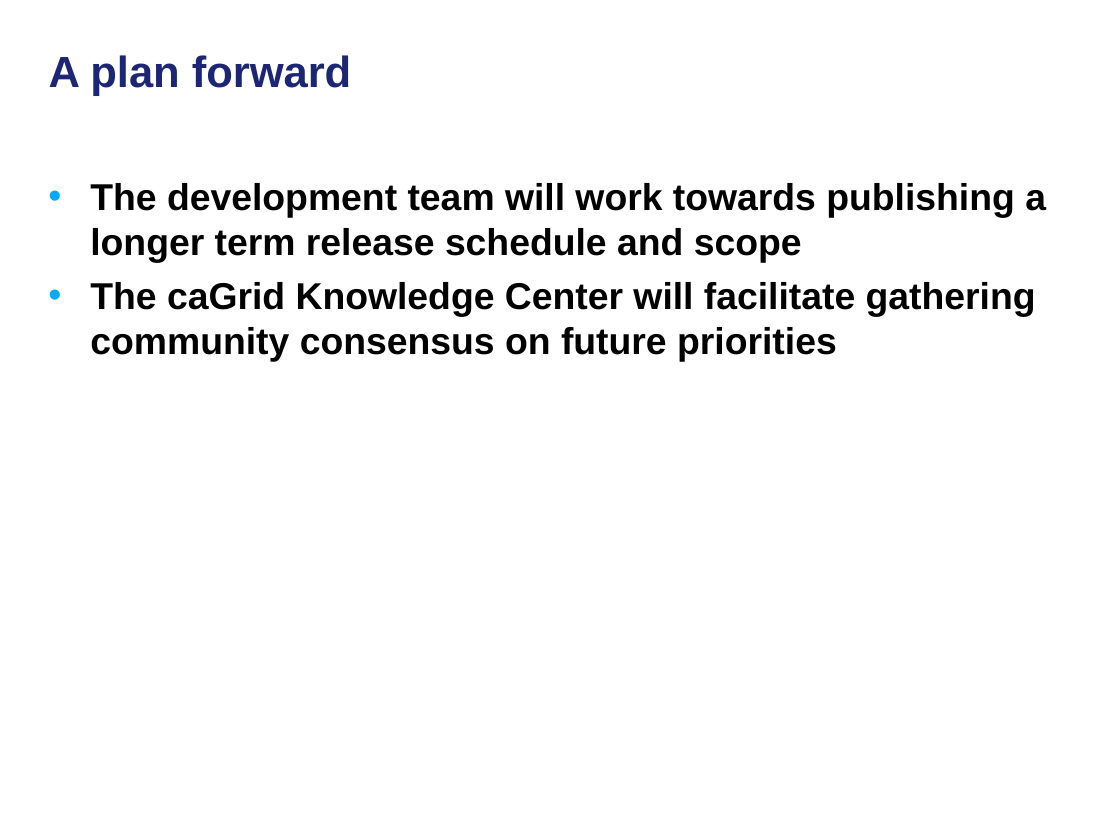
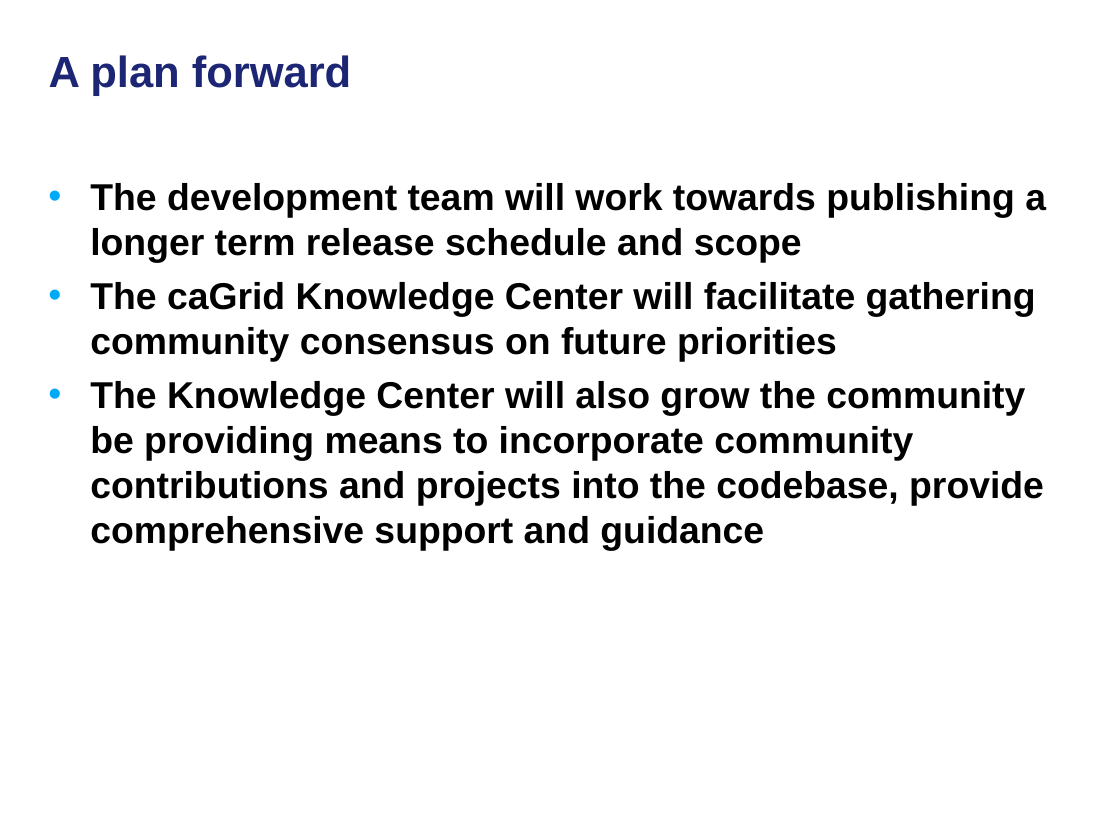
Before and after one commit to NCIP/cagrid-docs, a slide deck: slide 17 of presentations/200810_VCDE_ARCH/20081028_Arch_VCDE_caGrid_Future.ppt (slide 16 before the commit). Drawn at 1120x840 pixels with LibreOffice and Linux fonts; fonts in the diff are those of the drawing; background and template pictures are left out. Boxes give left, top, right and bottom in pixels: in the first picture for what was removed or moved away, otherwise in the second. Text is boxed around its words. In the diff, an @@ line names an element or a change of style, - is before the commit and + after.

Commit message:
incorporated larrys suggestions

```diff
--- a/presentations/200810_VCDE_ARCH/20081028_Arch_VCDE_caGrid_Future.ppt
+++ b/presentations/200810_VCDE_ARCH/20081028_Arch_VCDE_caGrid_Future.ppt
@@ text at [90,381,1044,550]: paragraph added @@
+• The Knowledge Center will also grow the community be providing means to incorporate community contributions and projects into the codebase, provide comprehensive support and guidance
```
Also in this commit, not shown: 3 other slides changed, 1 slide added.
